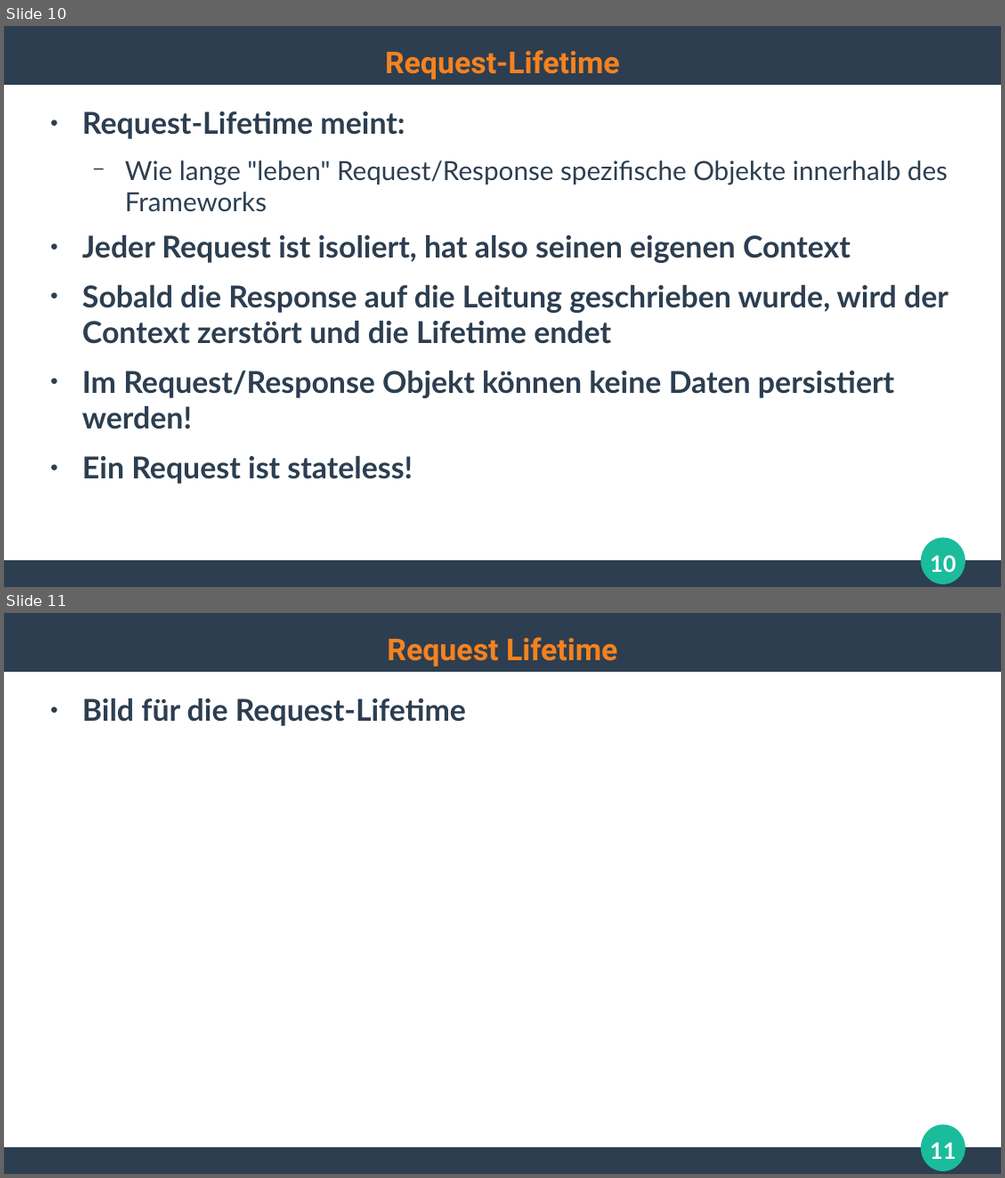
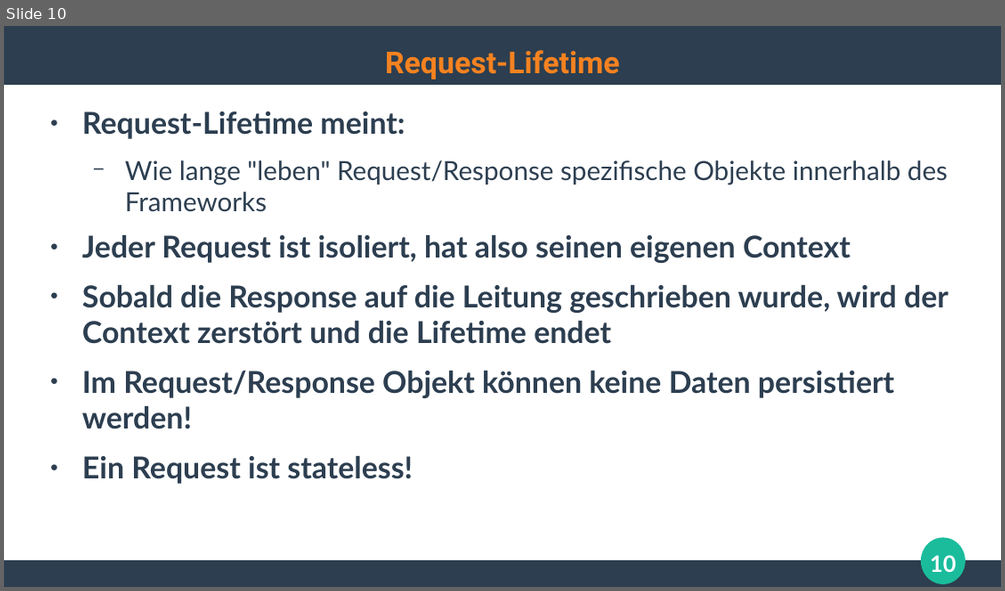
Before and after one commit to ghandmann/HS-AlbSig-WebAnwendungen2, a slide deck: Kapitel/04_WebFrameworks_1x1.odp. Shown one above the other, each under a label of ours: slides 10 and 11 before the commit, slide 10 after it. The pictures are 1005x1178 and 1005x591 pixels, drawn with LibreOffice and Linux fonts; fonts in the diff are those of the drawing. Boxes give left, top, right and bottom in pixels: in the first picture for what was removed or moved away, otherwise in the second. Text is boxed around its words. In the diff, an @@ line names an element or a change of style, - is before the commit and + after.

```diff
--- a/Kapitel/04_WebFrameworks_1x1.odp
+++ b/Kapitel/04_WebFrameworks_1x1.odp
@@ slide 11 removed at bbox=[4, 613, 1001, 1174], background #FFFFFF; not listed: 3 template elements that a slide beside it also shows @@
@@ title removed at bbox=[387, 637, 617, 666] @@
-Request Lifetime
@@ text removed at bbox=[82, 698, 466, 726] @@
-● Bild für die Request-Lifetime
@@ page number removed at bbox=[930, 1142, 955, 1159] @@
-11
```
Also in this commit, not shown: 4 slides changed, 6 slides added, 2 other files.
